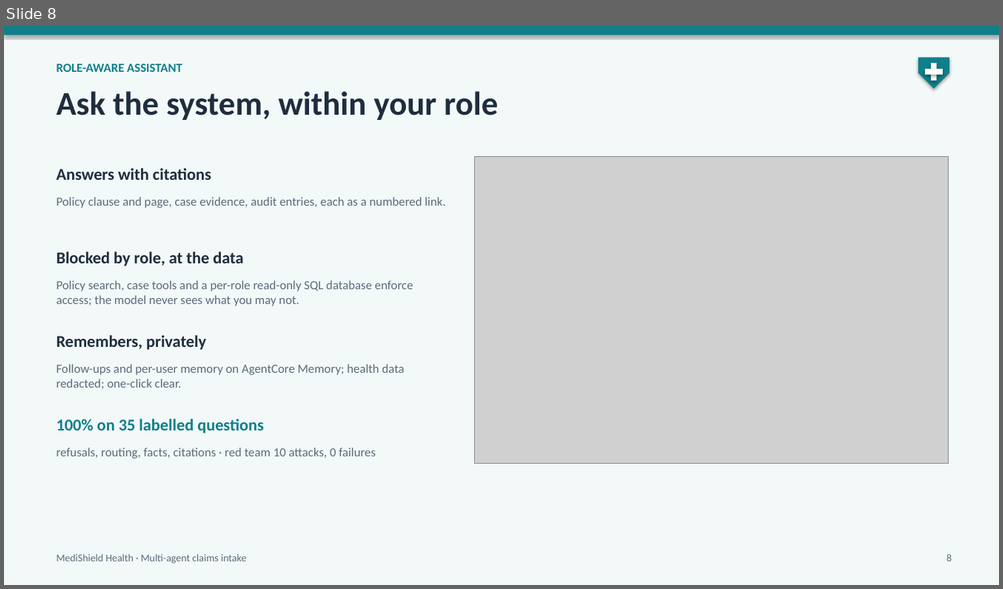
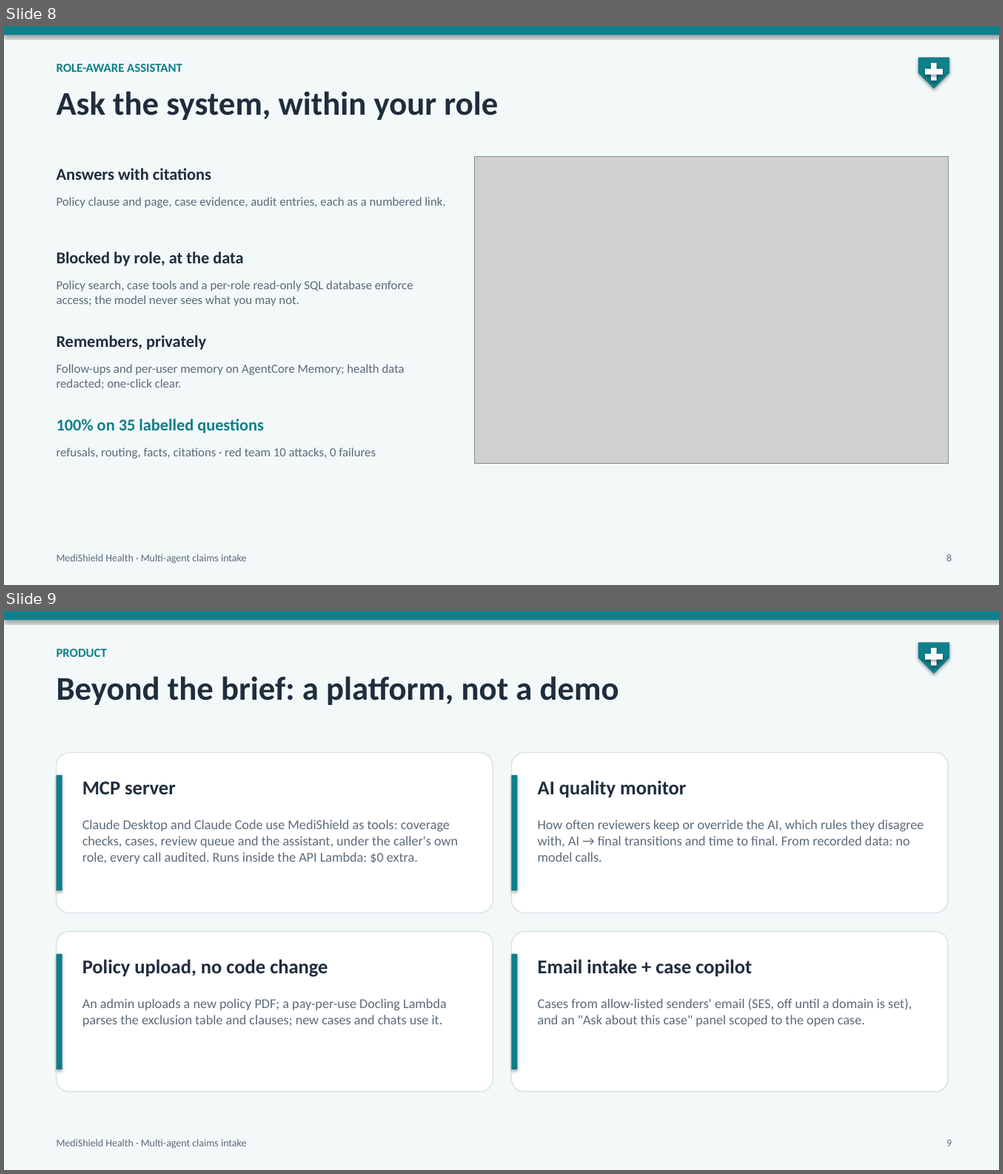
Before and after one commit to raghav010126/Capstone, a slide deck: docs/MediShield_capstone.pptx. Shown one above the other, each under a label of ours: slide 8 before the commit, slides 8 and 9 after it. The pictures are 1003x589 and 1003x1174 pixels, drawn with LibreOffice and Linux fonts; fonts in the diff are those of the drawing; grey boxes stand for pictures. Boxes give left, top, right and bottom in pixels: in the first picture for what was removed or moved away, otherwise in the second. Text is boxed around its words. In the diff, an @@ line names an element or a change of style, - is before the commit and + after.

Commit message:
Docs and deck: the five new features, idle cost ~$1.25/month, Beyond the brief slide

```diff
--- a/docs/MediShield_capstone.pptx
+++ b/docs/MediShield_capstone.pptx
@@ slide 9 added at [4,611,999,1170], background #F3F8F9 @@
@@ rectangle added at [4,611,999,620], fill #0F7F8A @@
@@ text added at [57,649,107,657], 12 pt, text #0F7F8A, bold @@
+PRODUCT
@@ pentagon arrow added at [918,642,949,674], fill #0F7F8A @@
@@ rectangle added at [925,654,942,661], fill #FFFFFF @@
@@ rectangle added at [930,648,936,667], fill #FFFFFF @@
@@ text added at [57,676,619,705], 32 pt, text #1F2D3D, bold @@
+Beyond the brief: a platform, not a demo
@@ rounded rectangle added at [57,753,492,913], fill #FFFFFF, outline #D8E4E7 1 pt @@
@@ rounded rectangle added at [512,753,948,913], fill #FFFFFF, outline #D8E4E7 1 pt @@
@@ rectangle added at [57,775,62,891], fill #0F7F8A @@
@@ text added at [82,781,176,795], 19 pt, text #1F2D3D, bold @@
+MCP server
@@ rectangle added at [512,775,518,891], fill #0F7F8A @@
@@ text added at [538,780,686,798], 19 pt, text #1F2D3D, bold @@
+AI quality monitor
@@ text added at [82,820,458,864], 13 pt, text #5B6B7A @@
+Claude Desktop and Claude Code use MediShield as tools: coverage checks, cases, review queue and the assistant, under the caller's own role, every call audited. Runs inside the API Lambda: $0 extra.
@@ text added at [538,820,923,862], 13 pt, text #5B6B7A @@
+How often reviewers keep or override the AI, which rules they disagree with, AI → final transitions and time to final. From recorded data: no model calls.
@@ rounded rectangle added at [57,932,492,1092], fill #FFFFFF, outline #D8E4E7 1 pt @@
@@ rounded rectangle added at [512,932,948,1092], fill #FFFFFF, outline #D8E4E7 1 pt @@
@@ rectangle added at [57,954,62,1070], fill #0F7F8A @@
@@ text added at [82,960,327,977], 19 pt, text #1F2D3D, bold @@
+Policy upload, no code change
@@ rectangle added at [512,954,518,1070], fill #0F7F8A @@
@@ text added at [538,960,751,977], 19 pt, text #1F2D3D, bold @@
+Email intake + case copilot
@@ text added at [82,999,447,1027], 13 pt, text #5B6B7A @@
+An admin uploads a new policy PDF; a pay-per-use Docling Lambda parses the exclusion table and clauses; new cases and chats use it.
@@ text added at [538,999,911,1027], 13 pt, text #5B6B7A @@
+Cases from allow-listed senders' email (SES, off until a domain is set), and an "Ask about this case" panel scoped to the open case.
@@ text added at [57,1139,246,1149], 10 pt, text #5B6B7A @@
+MediShield Health · Multi-agent claims intake
@@ text added at [946,1140,951,1147], 10 pt, text #5B6B7A @@
+9
```
Also in this commit, not shown: 3 slides changed, 2 other files.
